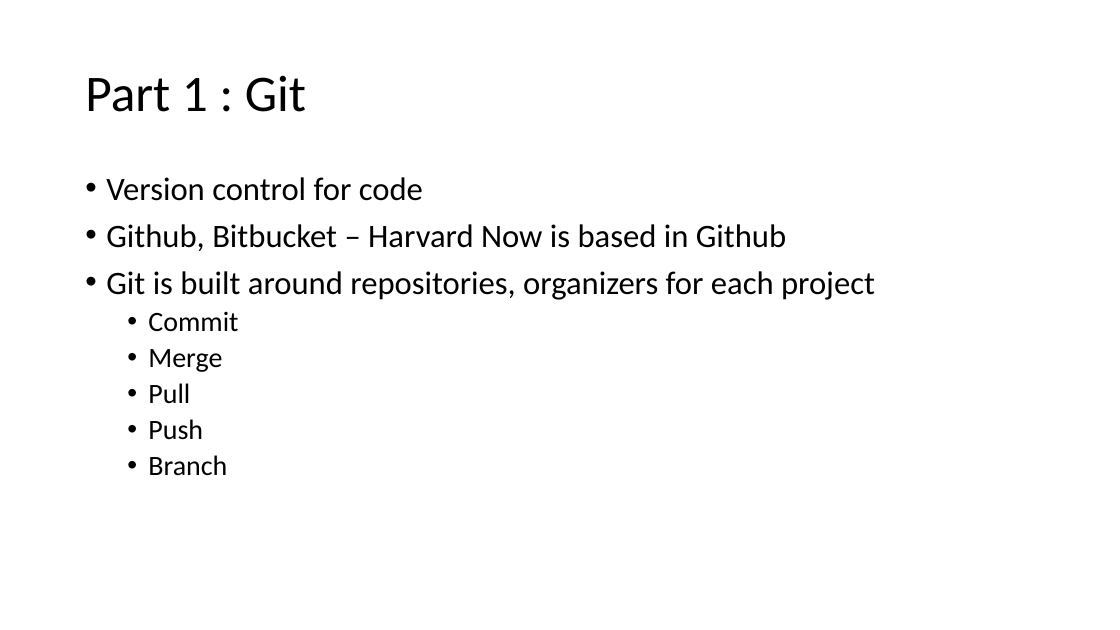
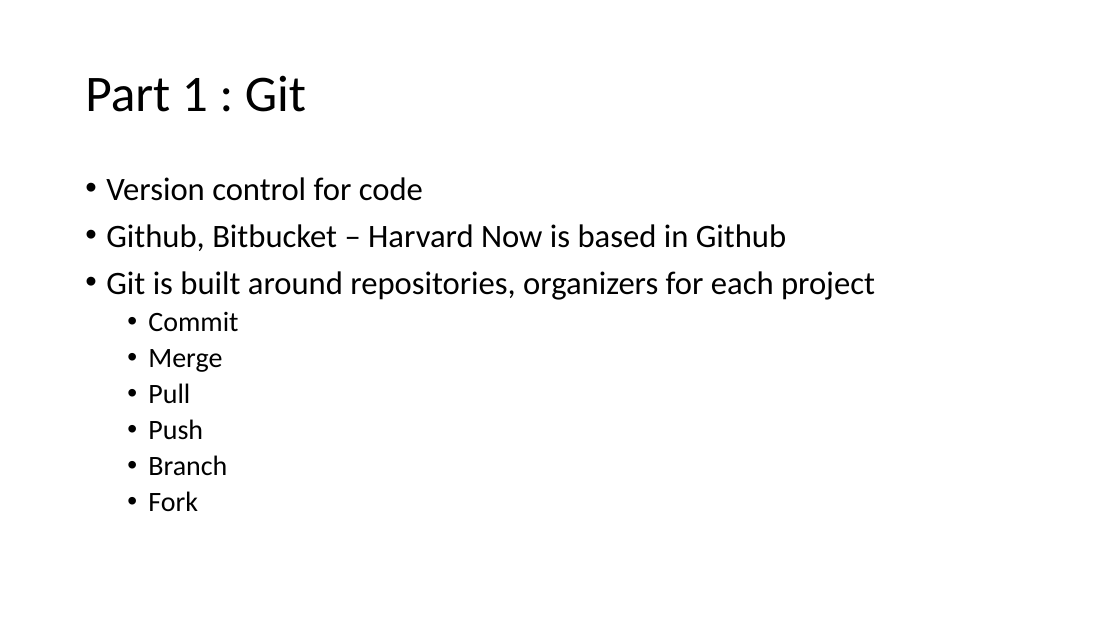
Before and after one commit to jshen/harvardnow, a slide deck: slide 4 of Setup.pptx. Drawn at 1120x630 pixels with LibreOffice and Linux fonts; fonts in the diff are those of the drawing. Boxes give left, top, right and bottom in pixels: in the first picture for what was removed or moved away, otherwise in the second. Text is boxed around its words. In the diff, an @@ line names an element or a change of style, - is before the commit and + after.

Commit message:
added lesson for Setup

```diff
--- a/Setup.pptx
+++ b/Setup.pptx
@@ text at box(148, 491, 198, 511): paragraph added @@
+  • Fork
```
